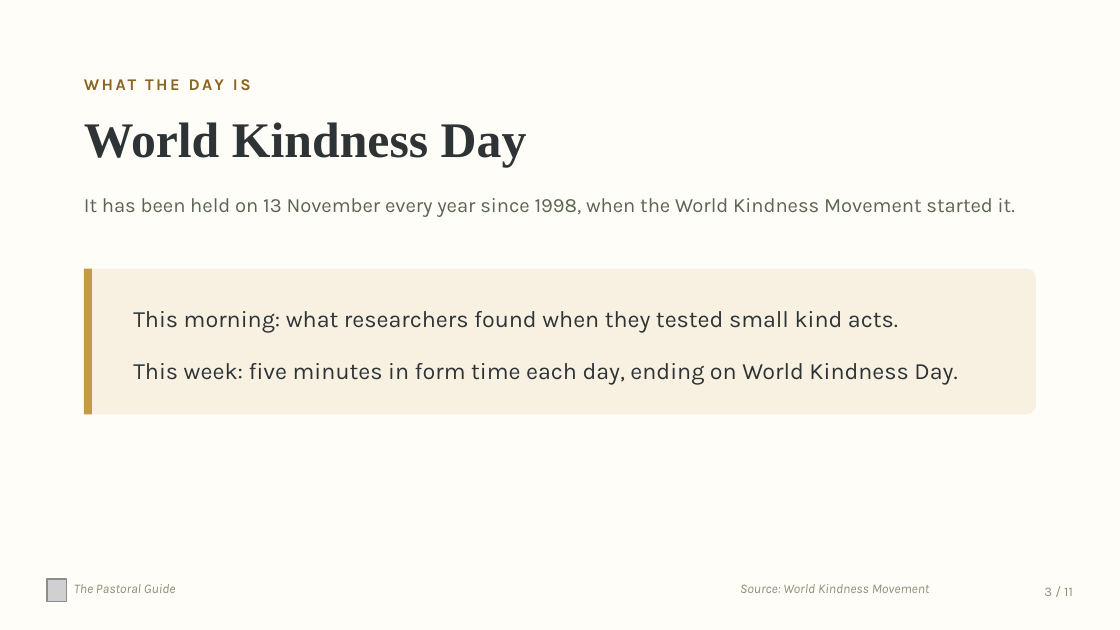
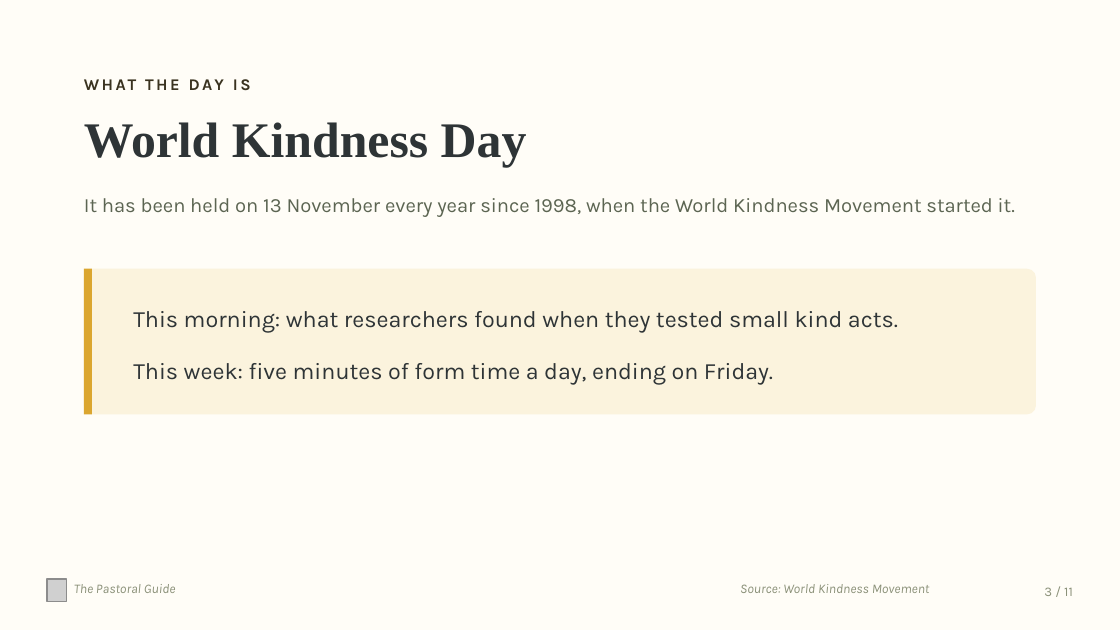
Before and after one commit to thepastoralguide/thepastoralguide.github.io, a slide deck: slide 3 of assemblies-and-events/world-kindness-day/downloads/World_Kindness_Day_Assembly.pptx. Drawn at 1120x630 pixels with LibreOffice and Linux fonts; fonts in the diff are those of the drawing; grey boxes stand for pictures. Boxes give left, top, right and bottom in pixels: in the first picture for what was removed or moved away, otherwise in the second. Text is boxed around its words. In the diff, an @@ line names an element or a change of style, - is before the commit and + after.

Commit message:
World Kindness Day: mustard instead of brown

```diff
--- a/assemblies-and-events/world-kindness-day/downloads/World_Kindness_Day_Assembly.pptx
+++ b/assemblies-and-events/world-kindness-day/downloads/World_Kindness_Day_Assembly.pptx
@@ text "WHAT THE DAY IS" at (x1=286, y1=311, x2=586, y2=384): text colour #8A6420 to #3A3320 @@
@@ rounded rectangle at (x1=84, y1=269, x2=1036, y2=414): fill #F8F1E2 to #FBF3DD @@
@@ rectangle at (x1=84, y1=269, x2=92, y2=414): fill #C59A45 to #DBA62F @@
@@ text at (x1=133, y1=363, x2=773, y2=384): text changed @@
-This week: five minutes in form time each day, ending on World Kindness Day.
+This week: five minutes of form time a day, ending on Friday.
```
Also in this commit, not shown: 10 other slides changed, 10 other files.
